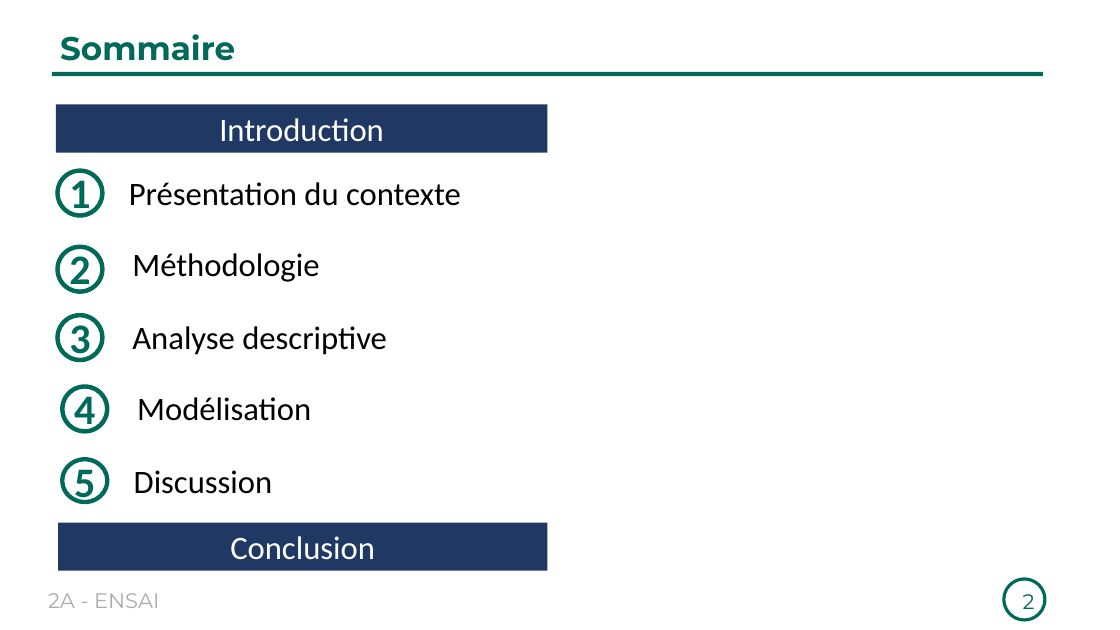
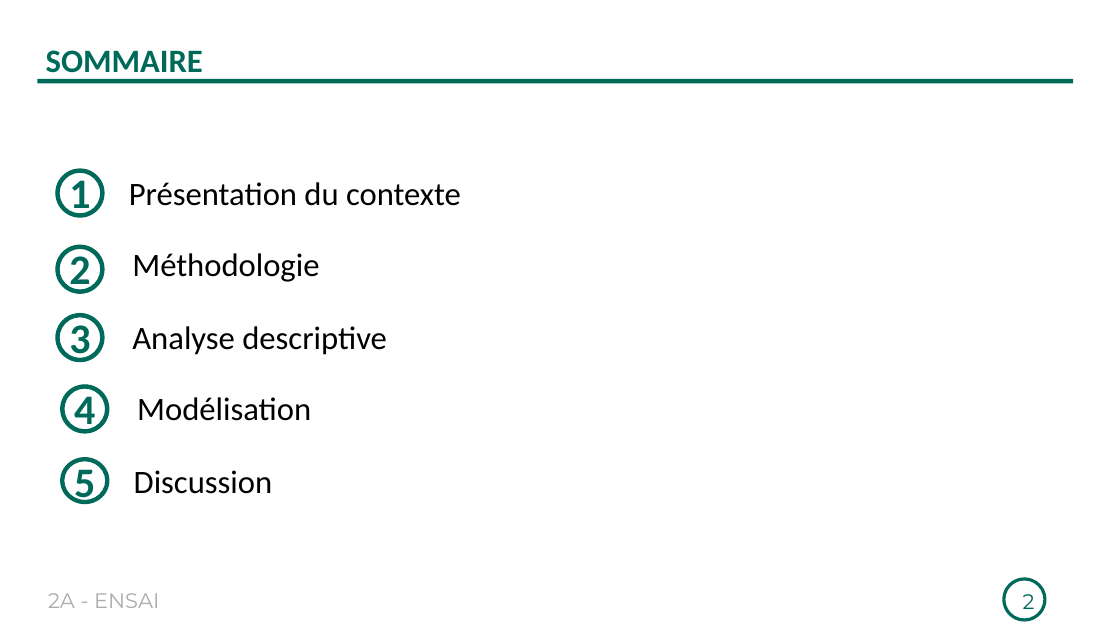
Before and after one commit to Richard-GOZAN/Projet-Stat-2A-Ensai, a slide deck: slide 2 of Présentation/Soutenance_Groupe25.pptx. Drawn at 1120x630 pixels with LibreOffice and Linux fonts; fonts in the diff are those of the drawing. Boxes give left, top, right and bottom in pixels: in the first picture for what was removed or moved away, otherwise in the second. Text is boxed around its words. In the diff, an @@ line names an element or a change of style, - is before the commit and + after.

```diff
--- a/Présentation/Soutenance_Groupe25.pptx
+++ b/Présentation/Soutenance_Groupe25.pptx
@@ text added at <box>46,50,203,80</box>, 28 pt, text #006A5A, bold @@
+SOMMAIRE
@@ text removed at <box>60,34,235,61</box> @@
-Sommaire
@@ rectangle added at <box>38,79,1074,83</box>, fill #006A5A @@
@@ rectangle removed at <box>52,72,1044,76</box> @@
@@ rectangle removed at <box>56,104,548,152</box> @@
-Introduction
@@ rectangle removed at <box>58,523,547,571</box> @@
-Conclusion
```
Also in this commit, not shown: 12 other slides changed, 3 slides added, 3 slides removed, 1 other file.
